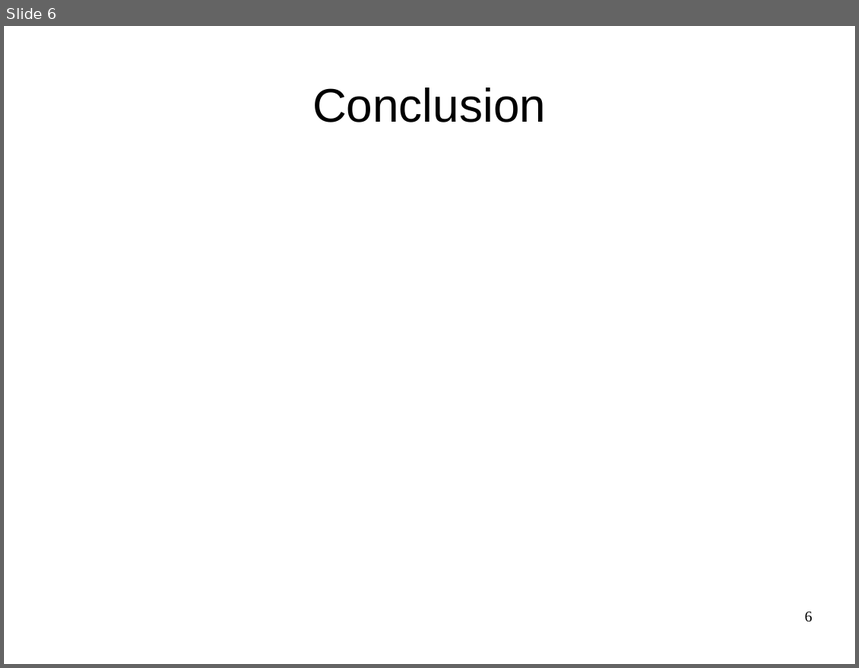
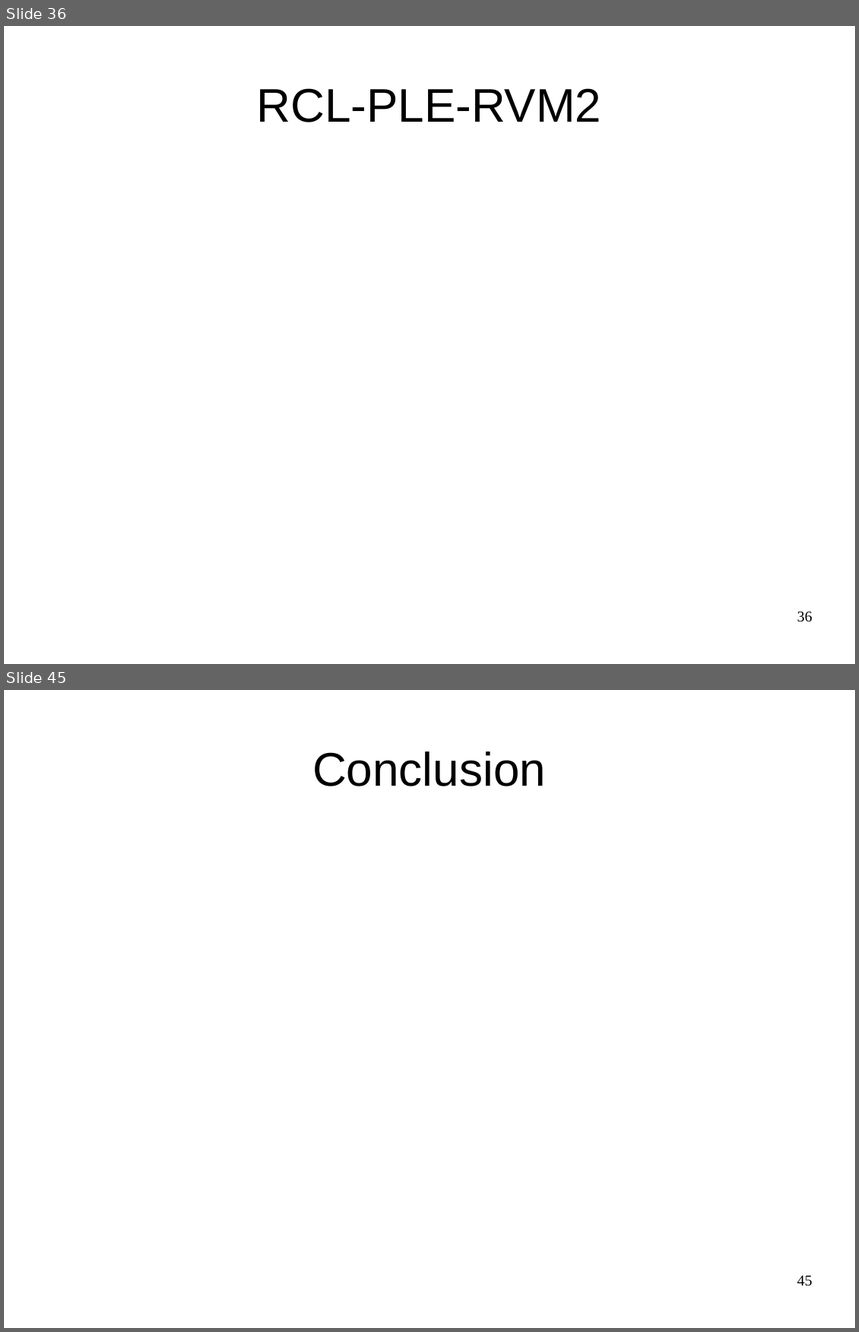
Before and after one commit to RascalSeniorDesign/Preliminary-Design, a slide deck: CMQA/Presentations/SRR Presentation.ppt. Shown one above the other, each under a label of ours: slide 6 before the commit, slides 36 and 45 after it; the slides between them are not shown. The pictures are 859x668 and 859x1332 pixels, drawn with LibreOffice and Linux fonts; fonts in the diff are those of the drawing; background and template pictures are left out. Boxes give left, top, right and bottom in pixels: in the first picture for what was removed or moved away, otherwise in the second. Text is boxed around its words. In the diff, an @@ line names an element or a change of style, - is before the commit and + after.

```diff
--- a/CMQA/Presentations/SRR Presentation.ppt
+++ b/CMQA/Presentations/SRR Presentation.ppt
@@ slide 36 added at box(4, 26, 855, 664), background picture (left out) @@
@@ title added at box(256, 88, 601, 123), 44 pt, text #000000 @@
+RCL-PLE-RVM2
@@ page number added at box(797, 612, 813, 623), 14 pt, text #000000 @@
+36
@@ what was slide 6 is now slide 45 @@
@@ page number at box(797, 1276, 813, 1287): text changed @@
-6
+45
```
Also in this commit, not shown: 39 other slides added, 1 slide removed, 1 other file.
